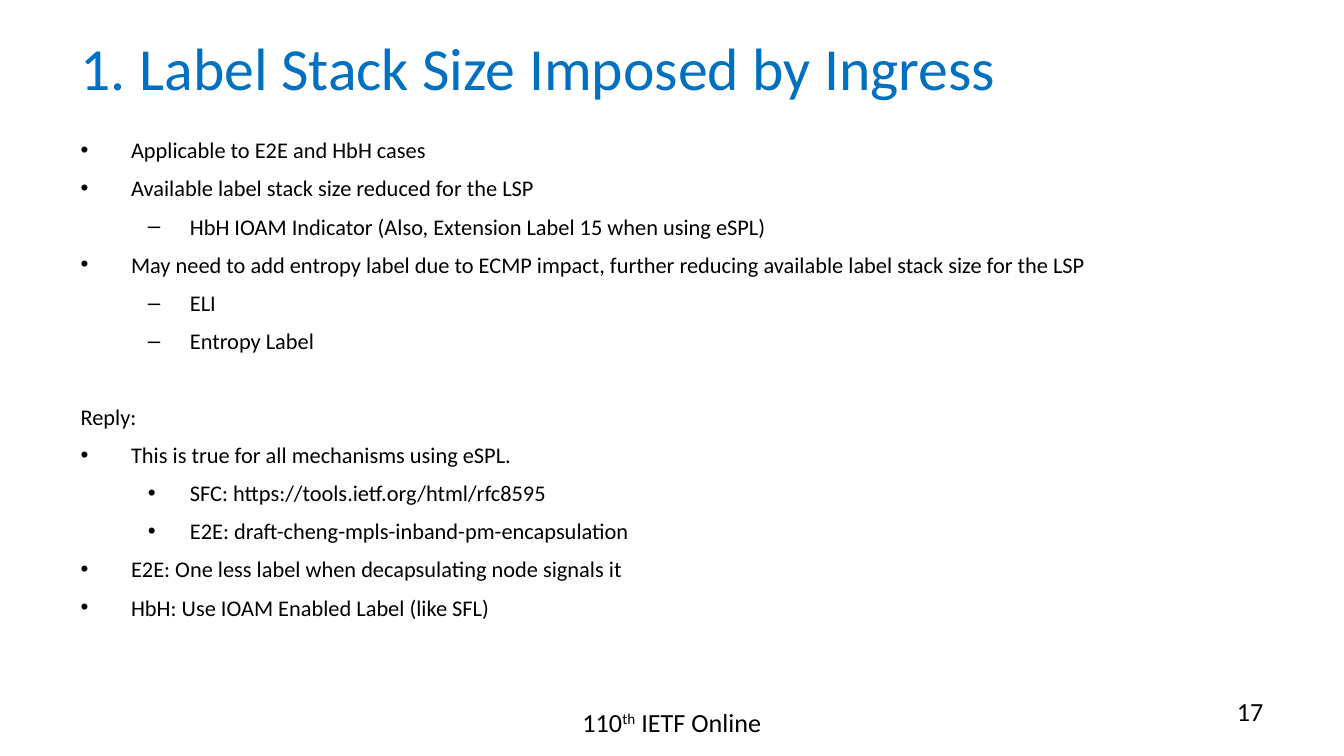
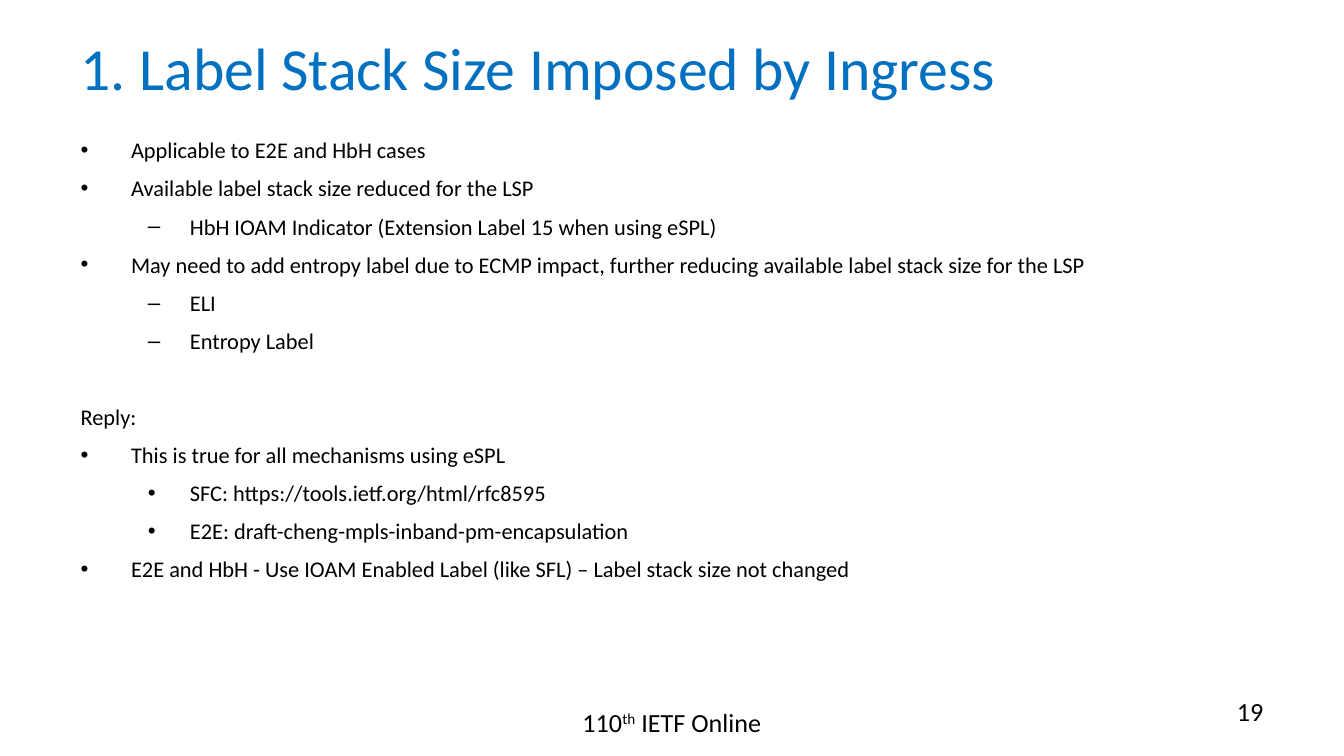
Before and after one commit to rakgandhi/ietf-slides, a slide deck: slide 19 of draft-gandhi-mpls-ioam-sr-05.pptx (slide 17 before the commit). Drawn at 1344x756 pixels with LibreOffice and Linux fonts; fonts in the diff are those of the drawing. Boxes give left, top, right and bottom in pixels: in the first picture for what was removed or moved away, otherwise in the second. Text is boxed around its words. In the diff, an @@ line names an element or a change of style, - is before the commit and + after.

```diff
--- a/draft-gandhi-mpls-ioam-sr-05.pptx
+++ b/draft-gandhi-mpls-ioam-sr-05.pptx
@@ text at (190, 219, 716, 239): text changed @@
-  – HbH IOAM Indicator (Also, Extension Label 15 when using eSPL)
+  – HbH IOAM Indicator (Extension Label 15 when using eSPL)
@@ text at (131, 447, 505, 467): text changed @@
-• This is true for all mechanisms using eSPL.
+• This is true for all mechanisms using eSPL
@@ text at (131, 561, 849, 581): text changed @@
-• E2E: One less label when decapsulating node signals it
-• HbH: Use IOAM Enabled Label (like SFL)
+• E2E and HbH - Use IOAM Enabled Label (like SFL) – Label stack size not changed
@@ page number at (1237, 704, 1263, 721): text changed @@
-17
+19
```
Also in this commit, not shown: 4 other slides changed, 2 slides added, 1 other file.
